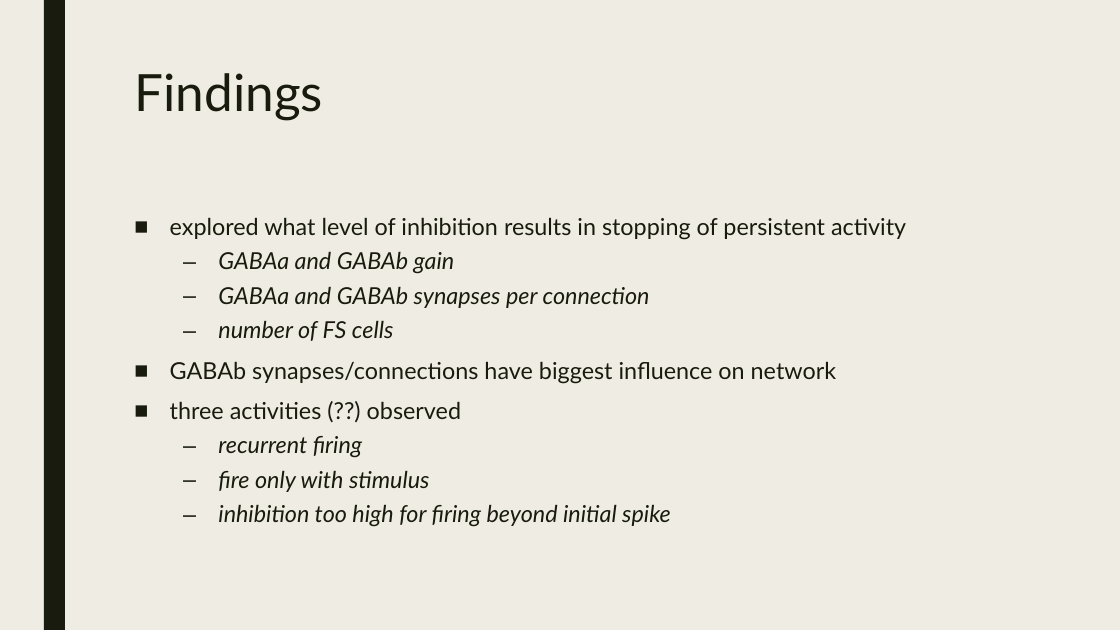
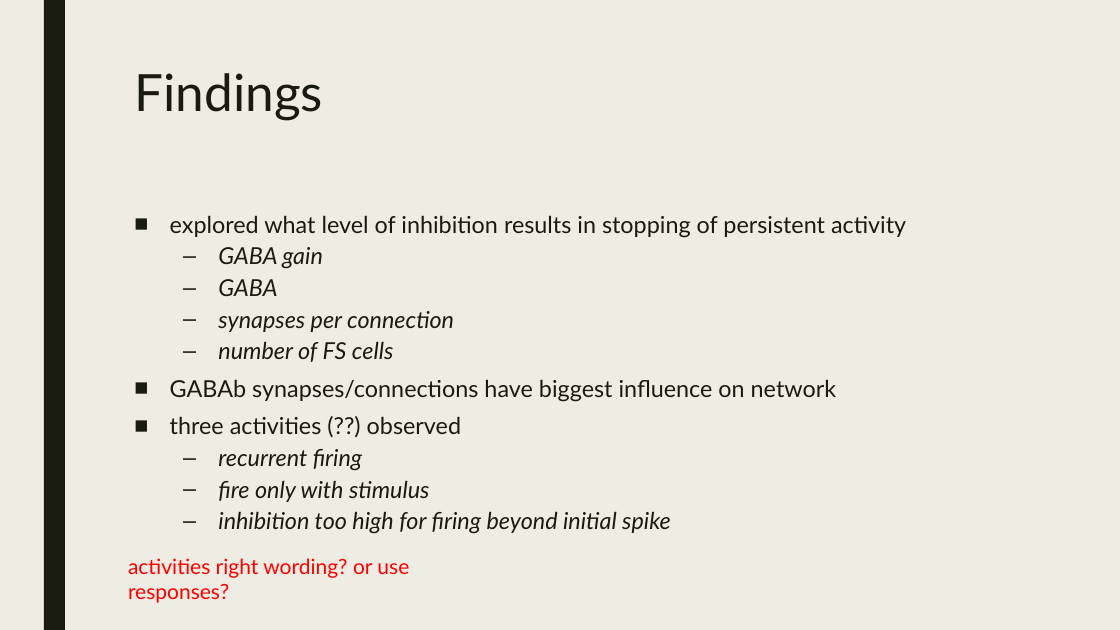
Before and after one commit to kedoxey/netpyne-project, a slide deck: slide 9 of presentation/netpyne-slides.pptx (slide 10 before the commit). Drawn at 1120x630 pixels with LibreOffice and Linux fonts; fonts in the diff are those of the drawing. Boxes give left, top, right and bottom in pixels: in the first picture for what was removed or moved away, otherwise in the second. Text is boxed around its words. In the diff, an @@ line names an element or a change of style, - is before the commit and + after.

```diff
--- a/presentation/netpyne-slides.pptx
+++ b/presentation/netpyne-slides.pptx
@@ text at (x1=170, y1=215, x2=906, y2=534): line spacing 0.94 to 0.84 @@
@@ text at (x1=218, y1=247, x2=454, y2=332): text changed @@
-  – GABAa and GABAb gain
-  – GABAa and GABAb synapses per connection
+  – GABA gain
+  – GABA
+  – synapses per connection
@@ text added at (x1=128, y1=558, x2=409, y2=603), 18 pt, text #FF0000 @@
+activities right wording? or use responses?
```
Also in this commit, not shown: 7 other slides changed, 1 slide removed.
